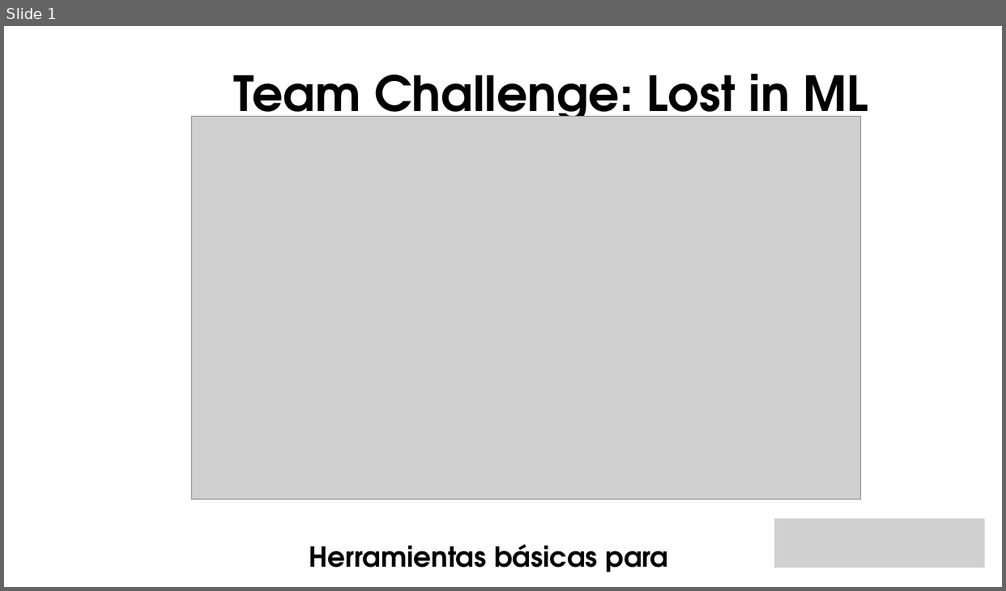
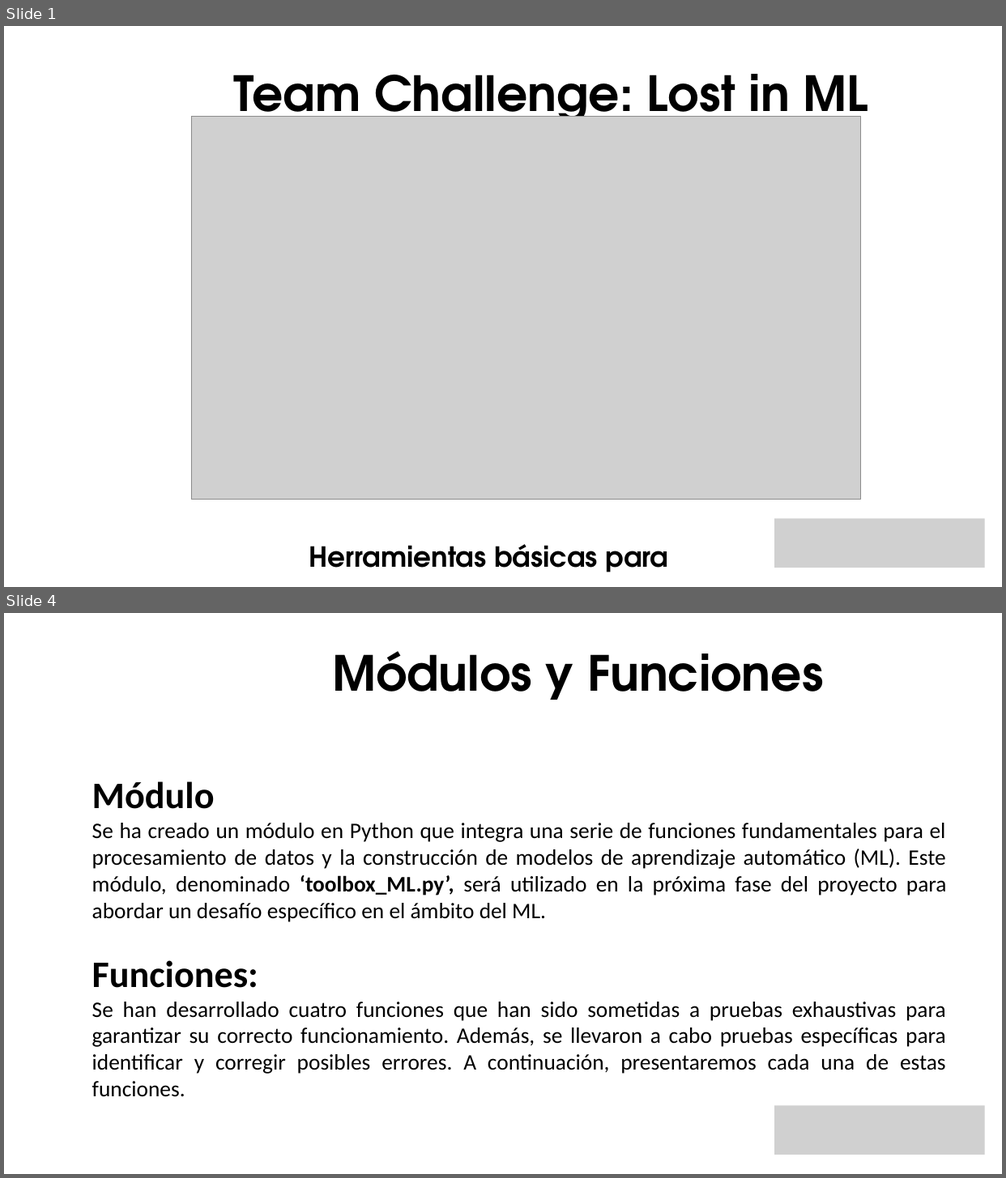
Before and after one commit to apvwbm/Team-Challenge---Lost-in-ML, a slide deck: Team Lost in ML.pptx. Shown one above the other, each under a label of ours: slide 1 before the commit, slides 1 and 4 after it; the slides between them are not shown. The pictures are 1006x591 and 1006x1178 pixels, drawn with LibreOffice and Linux fonts; fonts in the diff are those of the drawing; grey boxes stand for pictures; background and template pictures are left out. Boxes give left, top, right and bottom in pixels: in the first picture for what was removed or moved away, otherwise in the second. Text is boxed around its words. In the diff, an @@ line names an element or a change of style, - is before the commit and + after.

```diff
--- a/Team Lost in ML.pptx
+++ b/Team Lost in ML.pptx
@@ slide 4 added at (x1=4, y1=613, x2=1002, y2=1174), background picture (left out) @@
@@ text added at (x1=332, y1=651, x2=824, y2=700), 70 pt, text #000000, bold @@
+Módulos y Funciones
@@ text added at (x1=92, y1=781, x2=947, y2=922), 32 pt, text #000000 @@
+Módulo
+Se ha creado un módulo en Python que integra una serie de funciones fundamentales para el procesamiento de datos y la construcción de modelos de aprendizaje automático (ML). Este módulo, denominado ‘toolbox_ML.py’, será utilizado en la próxima fase del proyecto para abordar un desafío específico en el ámbito del ML.
@@ text added at (x1=92, y1=960, x2=946, y2=1097), 32 pt, text #000000 @@
+Funciones:
+Se han desarrollado cuatro funciones que han sido sometidas a pruebas exhaustivas para garantizar su correcto funcionamiento. Además, se llevaron a cabo pruebas específicas para identificar y corregir posibles errores. A continuación, presentaremos cada una de estas funciones.
@@ picture added at (x1=774, y1=1106, x2=985, y2=1155) @@
```
Also in this commit, not shown: 4 slides changed, 10 other slides added.
